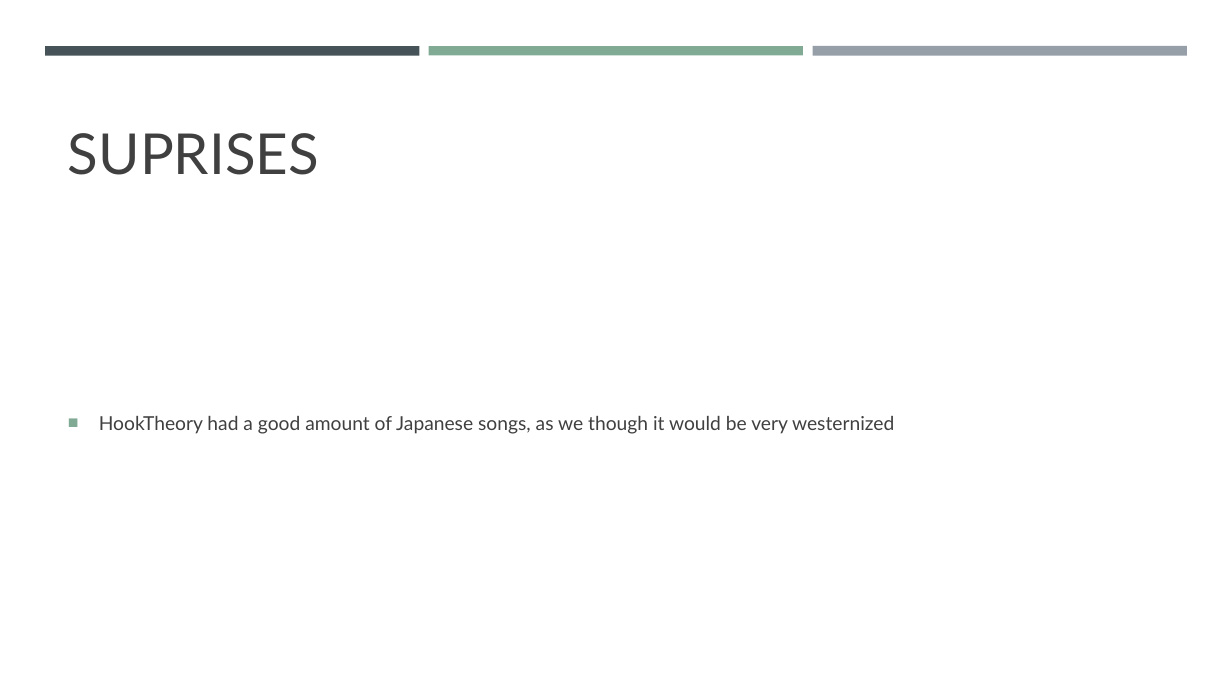
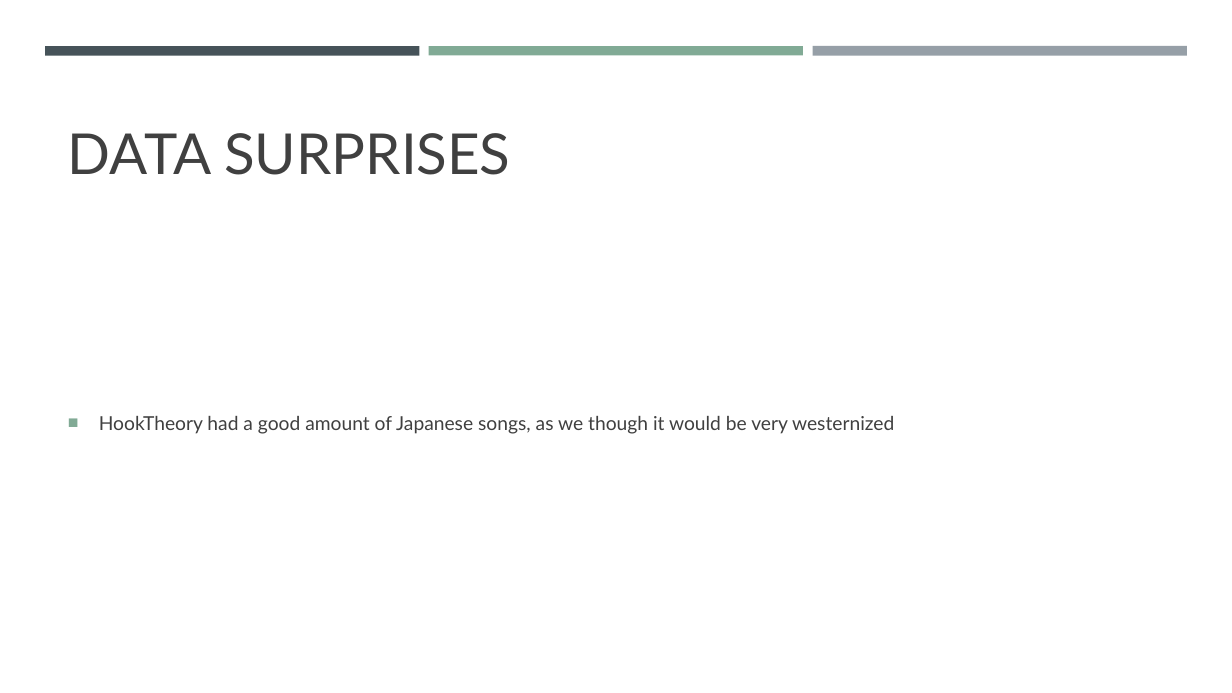
Before and after one commit to 77culhane/GWU_Fall_2019_Project01_The_Geeknd, a slide deck: slide 15 of Musical Chord Progression analysis.pptm (slide 8 before the commit). Drawn at 1232x693 pixels with LibreOffice and Linux fonts; fonts in the diff are those of the drawing. Boxes give left, top, right and bottom in pixels: in the first picture for what was removed or moved away, otherwise in the second. Text is boxed around its words. In the diff, an @@ line names an element or a change of style, - is before the commit and + after.

```diff
--- a/Musical Chord Progression analysis.pptm
+++ b/Musical Chord Progression analysis.pptm
@@ title at [68,133,510,175]: text changed @@
-SUPRISES
+DATA SURPRISES
```
Also in this commit, not shown: 1 other slide changed, 9 slides added, 1 slide removed.
